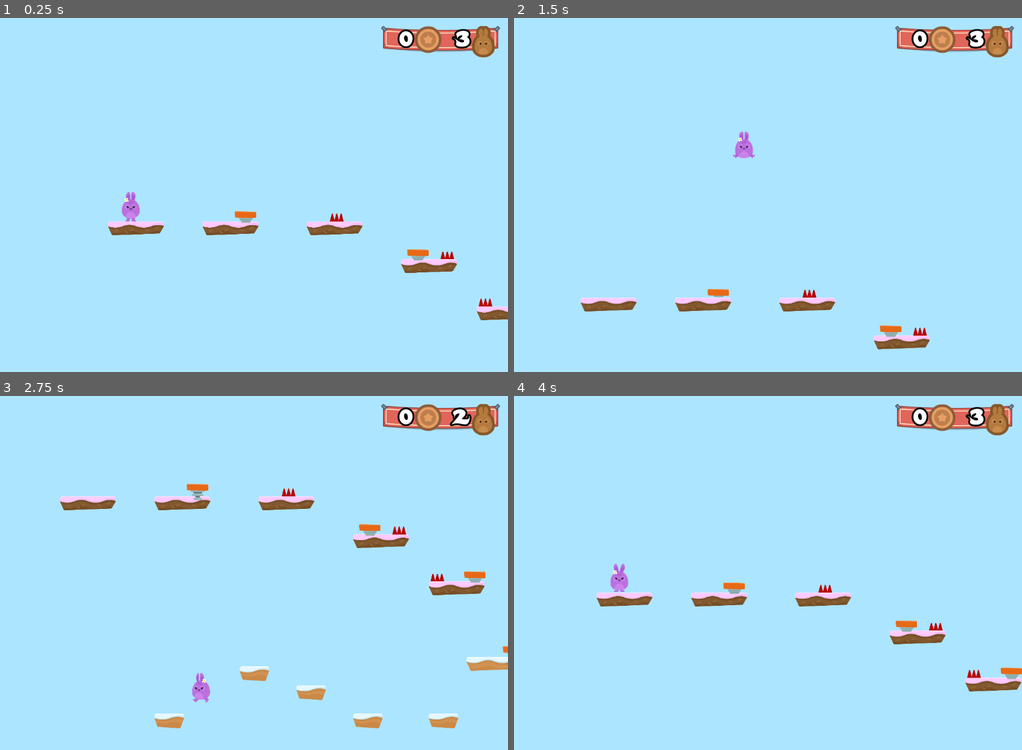
Above: before the commit, frames 1-4 (two rows, left to right).
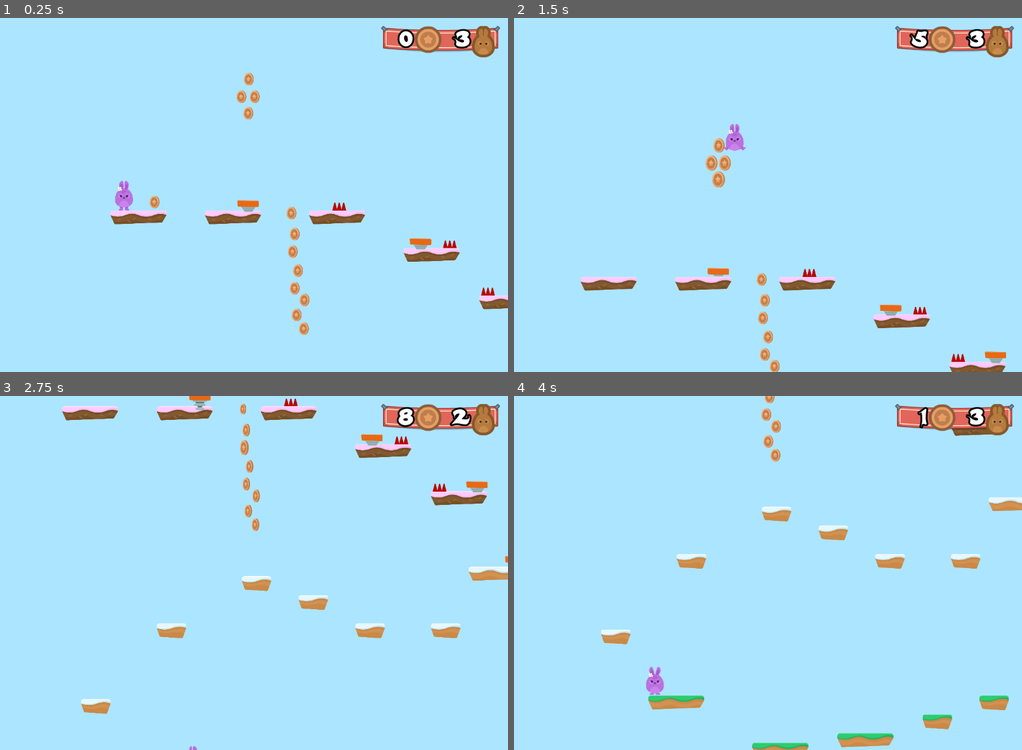
Above: after the commit, the same moments.

Repository: d-fect/DiscoveringGodot
Game: Godot game, scene res://Levels/Level1.tscn
The game is run twice, just before and just after one commit, with the same random seed, the same clock (stepped at 60 frames per second) and the same inputs.
Inputs (mouse positions are in pixels of both pictures, inside the frame that each line leads up to):
- Up to frame 1 (0.25 s): no input
- Up to frame 2 (1.5 s): hold D (right) from 0.53 s (still down); tap Space (jump) at 0.77 s
- Up to frame 3 (2.75 s): tap Space (jump) at 1.52 s; release D (right) at 2.03 s; hold A (left) from 2.03 s (still down)
- Up to frame 4 (4 s): release A (left) at 2.78 s; hold D (right) 2.78-3.5 s; tap Space (jump) at 3.02 s; click (742, 608) at 3.5 s, where only the run before the commit has a clickable "Try Again!"

The runs differ from the first frame. In frame 1, 4.6% of the frame differs, in the area x 21-100%, y 15-90%; in frame 2, 5.2%; in frame 3, 8.5%, in the area x 11-100%, y 0-100%; in frame 4, 6.4%.

Commit message:
48: Added coins

Diff:
--- a/Hoppy Days/GUI/GUI.gd
+++ b/Hoppy Days/GUI/GUI.gd
@@ -1,8 +1,6 @@
 extends CanvasLayer
 
-func _ready():
-	pass
 
-
-func update_lives(lives):
+func update_GUI(lives, coins):
 	$Control/TextureRect/HBoxContainer/LifeCount.text = str(lives)
+	$Control/TextureRect/HBoxContainer/CoinCount.text = str(coins)
--- /dev/null
+++ b/Hoppy Days/Items/Coin.gd
@@ -0,0 +1,17 @@
+extends Node2D
+
+var taken : bool = false
+
+func _ready():
+	$AnimatedSprite.playing = true
+
+func _on_Area2D_body_entered(body):
+	if not taken:
+		taken = true
+		$AnimationPlayer.play("die")
+		$AudioStreamPlayer.play()
+		get_tree().call_group("Gamestate", "coin_up")
+
+
+func die():
+	queue_free()
--- /dev/null
+++ b/Hoppy Days/Items/Coin.tscn
@@ -0,0 +1,73 @@
+[gd_scene load_steps=10 format=2]
+
+[ext_resource path="res://Items/Coin.gd" type="Script" id=1]
+[ext_resource path="res://GFX/Items/bronze_1.png" type="Texture" id=2]
+[ext_resource path="res://GFX/Items/bronze_2.png" type="Texture" id=3]
+[ext_resource path="res://GFX/Items/bronze_3.png" type="Texture" id=4]
+[ext_resource path="res://GFX/Items/bronze_4.png" type="Texture" id=5]
+[ext_resource path="res://SFX/coin_SFX.wav" type="AudioStream" id=6]
+
+[sub_resource type="SpriteFrames" id=1]
+animations = [ {
+"frames": [ ExtResource( 2 ), ExtResource( 3 ), ExtResource( 4 ), ExtResource( 5 ), ExtResource( 4 ), ExtResource( 3 ) ],
+"loop": true,
+"name": "spin",
+"speed": 10.0
+} ]
+
+[sub_resource type="CircleShape2D" id=2]
+radius = 42.6896
+
+[sub_resource type="Animation" id=3]
+resource_name = "die"
+length = 0.5
+tracks/0/type = "value"
+tracks/0/path = NodePath(".:scale")
+tracks/0/interp = 1
+tracks/0/loop_wrap = true
+tracks/0/imported = false
+tracks/0/enabled = true
+tracks/0/keys = {
+"times": PoolRealArray( 0, 0.2, 0.5 ),
+"transitions": PoolRealArray( 1, 1, 1 ),
+"update": 0,
+"values": [ Vector2( 1, 1 ), Vector2( 1.5, 1.5 ), Vector2( 0.01, 0.01 ) ]
+}
+tracks/1/type = "method"
+tracks/1/path = NodePath(".")
+tracks/1/interp = 1
+tracks/1/loop_wrap = true
+tracks/1/imported = false
+tracks/1/enabled = true
+tracks/1/keys = {
+"times": PoolRealArray( 0.5 ),
+"transitions": PoolRealArray( 1 ),
+"values": [ {
+"args": [  ],
+"method": "die"
+} ]
+}
+
+[node name="Coin" type="Node2D"]
+script = ExtResource( 1 )
+
+[node name="AnimatedSprite" type="AnimatedSprite" parent="."]
+frames = SubResource( 1 )
+animation = "spin"
+frame = 5
+
+[node name="Area2D" type="Area2D" parent="."]
+editor/display_folded = true
+collision_layer = 8
+
+[node name="CollisionShape2D" type="CollisionShape2D" parent="Area2D"]
+visible = false
+shape = SubResource( 2 )
+
+[node name="AudioStreamPlayer" type="AudioStreamPlayer" parent="."]
+stream = ExtResource( 6 )
+volume_db = -20.0
+
+[node name="AnimationPlayer" type="AnimationPlayer" parent="."]
+anims/die = SubResource( 3 )
+[connection signal="body_entered" from="Area2D" to="." method="_on_Area2D_body_entered"]
--- a/Hoppy Days/Levels/GameState.gd
+++ b/Hoppy Days/Levels/GameState.gd
@@ -1,9 +1,24 @@
 extends Node2D
 
 var  lives : int = 3
+var coins : int = 0
+var coin_target : int = 10
 
 func _ready():
 	add_to_group("Gamestate")
+	update_GUI()
+
+
+func coin_up():
+	coins += 1
+	update_GUI()
+	var multiple_of_coins = ((coins % coin_target) == 0)	# This is a BOOLEAN value. Will be true for every multiple of coin_target
+	if multiple_of_coins:
+		life_up()
+
+
+func life_up():
+	lives += 1
 	update_GUI()
 
 
@@ -16,7 +31,7 @@
 
 
 func update_GUI():
-	get_tree().call_group("GUI", "update_lives", lives)
+	get_tree().call_group("GUI", "update_GUI", lives, coins)
 
 
 func end_game():
--- a/Hoppy Days/Levels/Level1.tscn
+++ b/Hoppy Days/Levels/Level1.tscn
@@ -1,86 +1,145 @@
-[gd_scene load_steps=9 format=2]
+[gd_scene load_steps=10 format=2]
 
 [ext_resource path="res://Levels/GameState.gd" type="Script" id=1]
 [ext_resource path="res://Player/Player.tscn" type="PackedScene" id=2]
 [ext_resource path="res://Levels/Tileset.tres" type="TileSet" id=3]
-[ext_resource path="res://Hazards/SpikeTop.tscn" type="PackedScene" id=4]
-[ext_resource path="res://Hazards/SpikedTop.tscn" type="PackedScene" id=5]
-[ext_resource path="res://Items/JumpPad.tscn" type="PackedScene" id=6]
-[ext_resource path="res://SFX/Chiptune_Adventures_1.ogg" type="AudioStream" id=7]
-[ext_resource path="res://GUI/GUI.tscn" type="PackedScene" id=8]
+[ext_resource path="res://Items/Coin.tscn" type="PackedScene" id=4]
+[ext_resource path="res://Hazards/SpikeTop.tscn" type="PackedScene" id=5]
+[ext_resource path="res://Hazards/SpikedTop.tscn" type="PackedScene" id=6]
+[ext_resource path="res://Items/JumpPad.tscn" type="PackedScene" id=7]
+[ext_resource path="res://SFX/Chiptune_Adventures_1.ogg" type="AudioStream" id=8]
+[ext_resource path="res://GUI/GUI.tscn" type="PackedScene" id=9]
 
 [node name="Level1" type="Node2D"]
 script = ExtResource( 1 )
 
 [node name="Player" parent="." instance=ExtResource( 2 )]
-position = Vector2( 667.347, 223.785 )
+position = Vector2( 604.426, 399.593 )
 collision_mask = 6
 
 [node name="TileMap" type="TileMap" parent="."]
 tile_set = ExtResource( 3 )
 collision_layer = 2
 format = 1
-tile_data = PoolIntArray( 524296, 0, 0, 524306, 0, 0, 524317, 0, 0, 589955, 2, 0, 786471, 0, 0, 786504, 6, 0, 786554, 2, 0, 917617, 2, 0, 983120, 6, 0, 983180, 3, 0, 1114159, 0, 0, 1114216, 2, 0, 1179747, 3, 0, 1179807, 3, 0, 1245273, 6, 0, 1376313, 1, 0, 1376320, 1, 0, 1376410, 3, 0, 1376428, 6, 0, 1441873, 6, 0, 1507475, 3, 0, 1507494, 6, 0, 1507500, 6, 0, 1507506, 6, 0, 1638451, 6, 0, 1638472, 6, 0, 1638542, 5, 0, 1703963, 7, 0, 1835041, 7, 0, 1900680, 5, 0, 1966209, 5, 0, 2031634, 7, 0, 2031655, 7, 0, 2031663, 7, 0, 2162797, 5, 0, 2293863, 5, 0, 22938 …(205 unchanged characters)…
+tile_data = PoolIntArray( 524296, 0, 0, 524306, 0, 0, 524317, 0, 0, 589955, 2, 0, 786471, 0, 0, 786505, 7, 0, 786554, 2, 0, 917617, 2, 0, 983120, 6, 0, 983180, 3, 0, 1114159, 0, 0, 1114216, 2, 0, 1179747, 3, 0, 1179807, 3, 0, 1245273, 6, 0, 1376313, 1, 0, 1376320, 1, 0, 1376410, 3, 0, 1376428, 6, 0, 1441873, 6, 0, 1507475, 3, 0, 1507494, 6, 0, 1507500, 6, 0, 1507506, 6, 0, 1638451, 6, 0, 1638542, 5, 0, 1703963, 7, 0, 1835041, 7, 0, 1900680, 5, 0, 1966209, 5, 0, 2031634, 7, 0, 2031655, 7, 0, 2031663, 7, 0, 2031683, 2, 0, 2162797, 5, 0, 2293863, 5, 0, 22938 …(205 unchanged characters)…
 __meta__ = {
 "_edit_lock_": true
 }
 
+[node name="Coins" type="Node" parent="."]
+editor/display_folded = true
+
+[node name="Coin" parent="Coins" instance=ExtResource( 4 )]
+position = Vector2( 811.208, 455.626 )
+
+[node name="Coin2" parent="Coins" instance=ExtResource( 4 )]
+position = Vector2( 1449.3, -377.133 )
+
+[node name="Coin3" parent="Coins" instance=ExtResource( 4 )]
+position = Vector2( 1398.83, -258.167 )
+
+[node name="Coin4" parent="Coins" instance=ExtResource( 4 )]
+position = Vector2( 1488.95, -258.167 )
+
+[node name="Coin5" parent="Coins" instance=ExtResource( 4 )]
+position = Vector2( 1445.69, -146.411 )
+
+[node name="Coin6" parent="Coins" instance=ExtResource( 4 )]
+position = Vector2( 1737.81, 530.769 )
+
+[node name="Coin7" parent="Coins" instance=ExtResource( 4 )]
+position = Vector2( 1759.94, 672.401 )
+
+[node name="Coin8" parent="Coins" instance=ExtResource( 4 )]
+position = Vector2( 1746.66, 791.904 )
+
+[node name="Coin9" parent="Coins" instance=ExtResource( 4 )]
+position = Vector2( 1782.07, 920.258 )
+
+[node name="Coin10" parent="Coins" instance=ExtResource( 4 )]
+position = Vector2( 1759.94, 1039.76 )
+
+[node name="Coin11" parent="Coins" instance=ExtResource( 4 )]
+position = Vector2( 1826.33, 1119.43 )
+
+[node name="Coin12" parent="Coins" instance=ExtResource( 4 )]
+position = Vector2( 1773.22, 1221.23 )
+
+[node name="Coin13" parent="Coins" instance=ExtResource( 4 )]
+position = Vector2( 1821.9, 1314.17 )
+
+[node name="Coin14" parent="Coins" instance=ExtResource( 4 )]
+position = Vector2( 4299.8, 656.661 )
+
+[node name="Coin15" parent="Coins" instance=ExtResource( 4 )]
+position = Vector2( 4386.74, 558.85 )
+
+[node name="Coin16" parent="Coins" instance=ExtResource( 4 )]
+position = Vector2( 4484.56, 471.906 )
+
+[node name="Coin17" parent="Coins" instance=ExtResource( 4 )]
+position = Vector2( 4614.97, 504.51 )
+
+[node name="Coin18" parent="Coins" instance=ExtResource( 4 )]
+position = Vector2( 4701.91, 591.454 )
+
 [node name="Hazards" type="Node" parent="."]
 editor/display_folded = true
 
-[node name="SpikeTop" parent="Hazards" instance=ExtResource( 4 )]
+[node name="SpikeTop" parent="Hazards" instance=ExtResource( 5 )]
 position = Vector2( 2060.97, 485.57 )
 
-[node name="SpikeTop2" parent="Hazards" instance=ExtResource( 4 )]
+[node name="SpikeTop2" parent="Hazards" instance=ExtResource( 5 )]
 position = Vector2( 2809.23, 742.939 )
 
-[node name="SpikeTop3" parent="Hazards" instance=ExtResource( 4 )]
+[node name="SpikeTop3" parent="Hazards" instance=ExtResource( 5 )]
 position = Vector2( 3067.6, 1062.82 )
 
-[node name="SpikeTop4" parent="Hazards" instance=ExtResource( 4 )]
+[node name="SpikeTop4" parent="Hazards" instance=ExtResource( 5 )]
 position = Vector2( 5453.49, 2595.94 )
 
-[node name="SpikeTop5" parent="Hazards" instance=ExtResource( 4 )]
+[node name="SpikeTop5" parent="Hazards" instance=ExtResource( 5 )]
 position = Vector2( 5757, 2469.99 )
 
-[node name="SpikeTop6" parent="Hazards" instance=ExtResource( 4 )]
+[node name="SpikeTop6" parent="Hazards" instance=ExtResource( 5 )]
 position = Vector2( 6016.6, 2469.84 )
 
-[node name="SpikedTop" parent="Hazards" instance=ExtResource( 5 )]
+[node name="SpikedTop" parent="Hazards" instance=ExtResource( 6 )]
 position = Vector2( 3806.61, 1303.56 )
 
-[node name="SpikedTop2" parent="Hazards" instance=ExtResource( 5 )]
+[node name="SpikedTop2" parent="Hazards" instance=ExtResource( 6 )]
 position = Vector2( 6497.1, 1110.26 )
 
-[node name="SpikedTop3" parent="Hazards" instance=ExtResource( 5 )]
+[node name="SpikedTop3" parent="Hazards" instance=ExtResource( 6 )]
 position = Vector2( 6696.38, 1045.19 )
 
-[node name="SpikedTop4" parent="Hazards" instance=ExtResource( 5 )]
+[node name="SpikedTop4" parent="Hazards" instance=ExtResource( 6 )]
 position = Vector2( 6993.21, 1044.88 )
 
 [node name="JumpPads" type="Node" parent="."]
+editor/display_folded = true
 
-[node name="JumpPad" parent="JumpPads" instance=ExtResource( 6 )]
+[node name="JumpPad" parent="JumpPads" instance=ExtResource( 7 )]
 position = Vector2( 3320.53, 1058.7 )
 
-[node name="JumpPad2" parent="JumpPads" instance=ExtResource( 6 )]
+[node name="JumpPad2" parent="JumpPads" instance=ExtResource( 7 )]
 position = Vector2( 3582.73, 1566.33 )
 
-[node name="JumpPad3" parent="JumpPads" instance=ExtResource( 6 )]
+[node name="JumpPad3" parent="JumpPads" instance=ExtResource( 7 )]
 position = Vector2( 4205.35, 1318.08 )
 
-[node name="JumpPad4" parent="JumpPads" instance=ExtResource( 6 )]
+[node name="JumpPad4" parent="JumpPads" instance=ExtResource( 7 )]
 position = Vector2( 3708.46, 1310.92 )
 
-[node name="JumpPad5" parent="JumpPads" instance=ExtResource( 6 )]
+[node name="JumpPad5" parent="JumpPads" instance=ExtResource( 7 )]
 position = Vector2( 1443.61, 482.114 )
 
-[node name="JumpPad6" parent="JumpPads" instance=ExtResource( 6 )]
+[node name="JumpPad6" parent="JumpPads" instance=ExtResource( 7 )]
 position = Vector2( 2609.97, 739.705 )
 
 [node name="BGM" type="AudioStreamPlayer" parent="."]
-stream = ExtResource( 7 )
+stream = ExtResource( 8 )
 volume_db = -15.007
 autoplay = true
 
-[node name="GUI" parent="." instance=ExtResource( 8 )]
+[node name="GUI" parent="." instance=ExtResource( 9 )]
